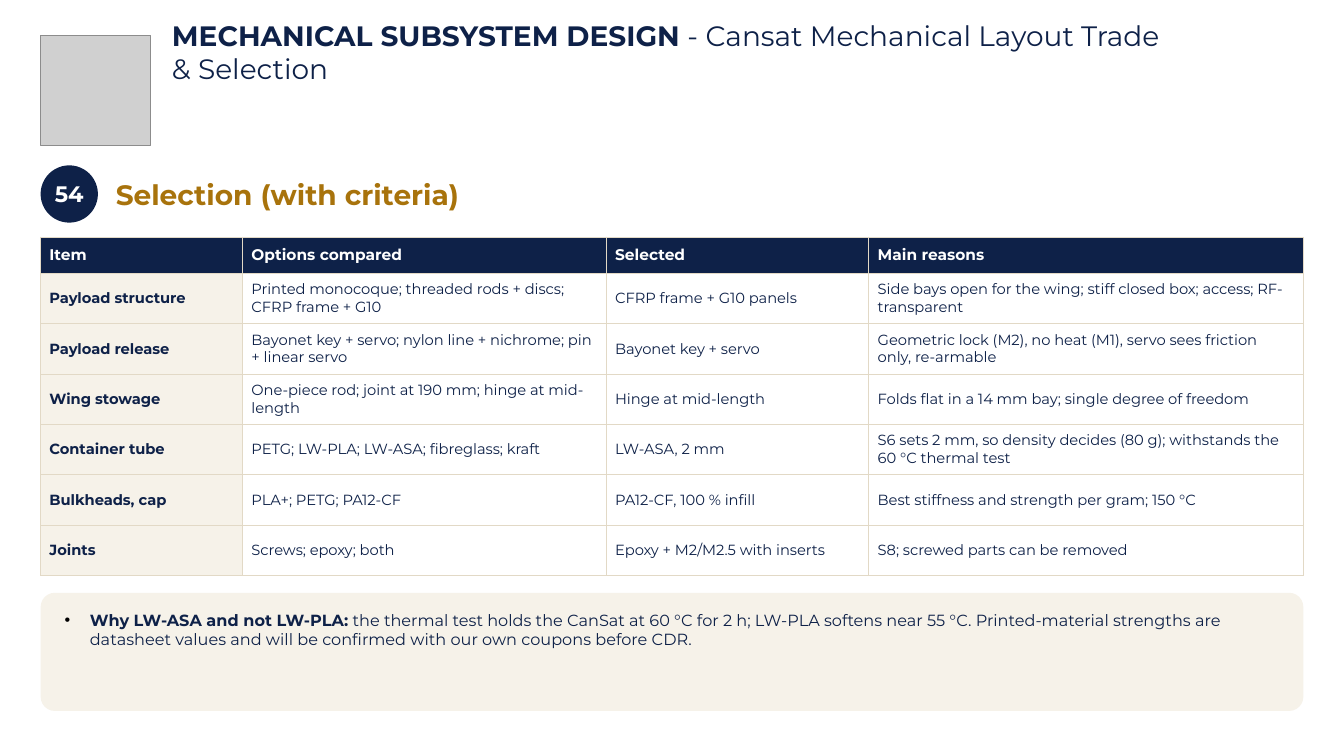
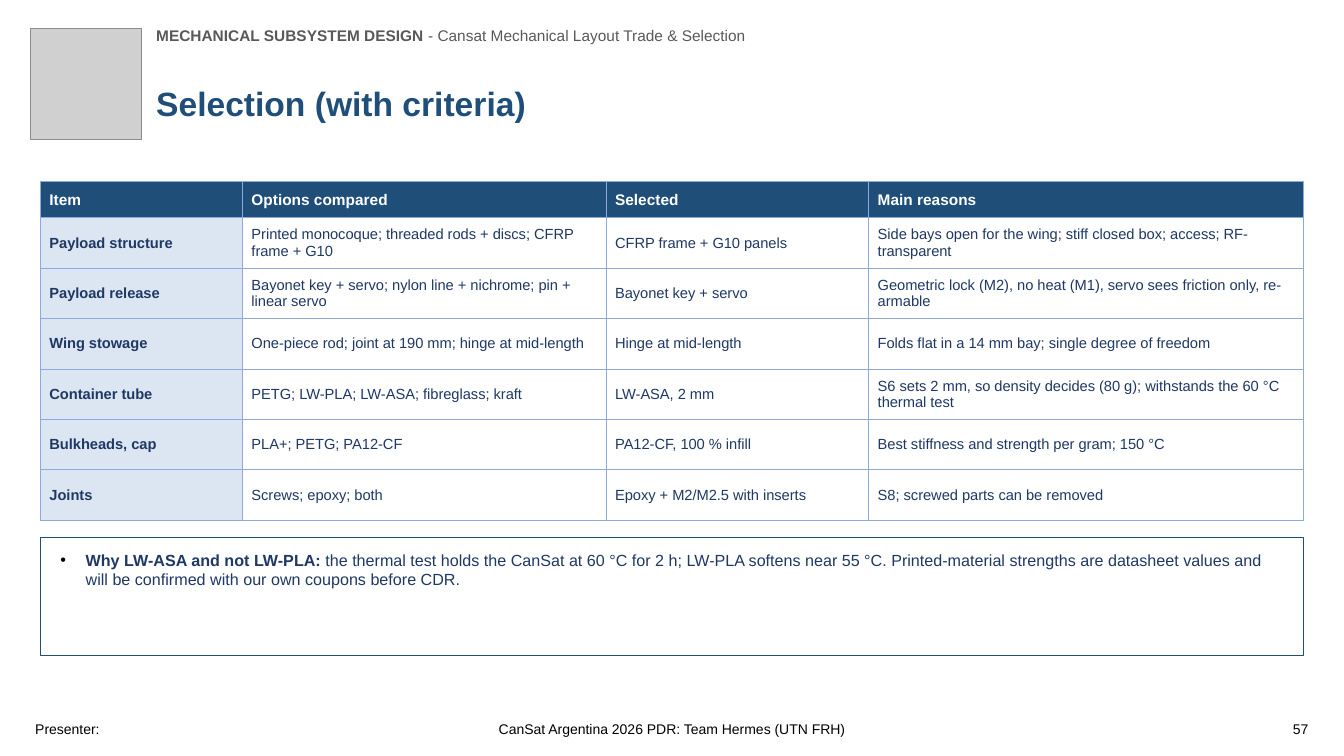
Before and after one commit to Caetano18/proyecto, a slide deck: slide 57 of cansat_pdr/laminas_plantilla/CanSat_PDR_Hermes_mecanica.pptx. Drawn at 1344x756 pixels with LibreOffice and Linux fonts; fonts in the diff are those of the drawing; grey boxes stand for pictures; background and template pictures are left out. Boxes give left, top, right and bottom in pixels: in the first picture for what was removed or moved away, otherwise in the second. Text is boxed around its words. In the diff, an @@ line names an element or a change of style, - is before the commit and + after.

```diff
--- a/cansat_pdr/laminas_plantilla/CanSat_PDR_Hermes_mecanica.pptx
+++ b/cansat_pdr/laminas_plantilla/CanSat_PDR_Hermes_mecanica.pptx
@@ picture: place and size @@
-picture at <box>40,35,150,145</box>
+picture at <box>30,28,141,139</box>
@@ text "MECHANICAL SUBSYSTEM DESIGN - Cansat ...": place and size @@
-text "MECHANICAL SUBSYSTEM DESIGN - Cansat ..." at <box>172,25,1159,79</box>
+text "MECHANICAL SUBSYSTEM DESIGN - Cansat ..." at <box>156,30,745,44</box>
@@ text "MECHANICAL SUBSYSTEM DESIGN - Cansat ..." at <box>156,30,745,44</box>: size 20 to 11 pt, font Montserrat to Arial, text colour #0E2148 to #595959 @@
@@ text "Selection (with criteria)": place and size @@
-text "Selection (with criteria)" at <box>116,183,459,211</box>
+text "Selection (with criteria)" at <box>156,91,525,123</box>
@@ text "Selection (with criteria)" at <box>156,91,525,123</box>: size 20 to 24 pt, font Montserrat to Arial, text colour #A8730C to #1F4E79 @@
@@ ellipse removed at <box>40,165,98,223</box> @@
-54
@@ table at <box>40,181,1304,520</box> @@
@@ fill #0E2148 to #1F4E79 in row 1 @@
@@ fill #F6F2E9 to #DCE6F2 in 6 cells @@
@@ font Montserrat to Arial, text colour #0E2148 to #1F3864 @@
@@ borders changed @@
@@ table: place and size @@
-table at <box>40,237,1304,576</box>
+table at <box>40,181,1304,520</box>
@@ rectangle "Why LW-ASA and not LW-PLA: ...": place and size @@
-rectangle "Why LW-ASA and not LW-PLA: ..." at <box>40,593,1304,711</box>
+rectangle "Why LW-ASA and not LW-PLA: ..." at <box>40,537,1304,655</box>
@@ rectangle "Why LW-ASA and not LW-PLA: ..." at <box>40,537,1304,655</box>: font Montserrat to Arial, text colour #0E2148 to #1F3864; rounded rectangle to rectangle; fill #F6F2E9 to #FFFFFF; outline none to #1F4E79 1 pt @@
@@ text added at <box>35,724,99,734</box>, 10 pt, text #000000 @@
+Presenter:
@@ text added at <box>499,724,845,737</box>, 10 pt, text #000000 @@
+CanSat Argentina 2026 PDR: Team Hermes (UTN FRH)
@@ text added at <box>1293,724,1309,734</box>, 10 pt, text #000000 @@
+57
```
Also in this commit, not shown: 107 other slides changed, 1 slide added, 33 other files.
